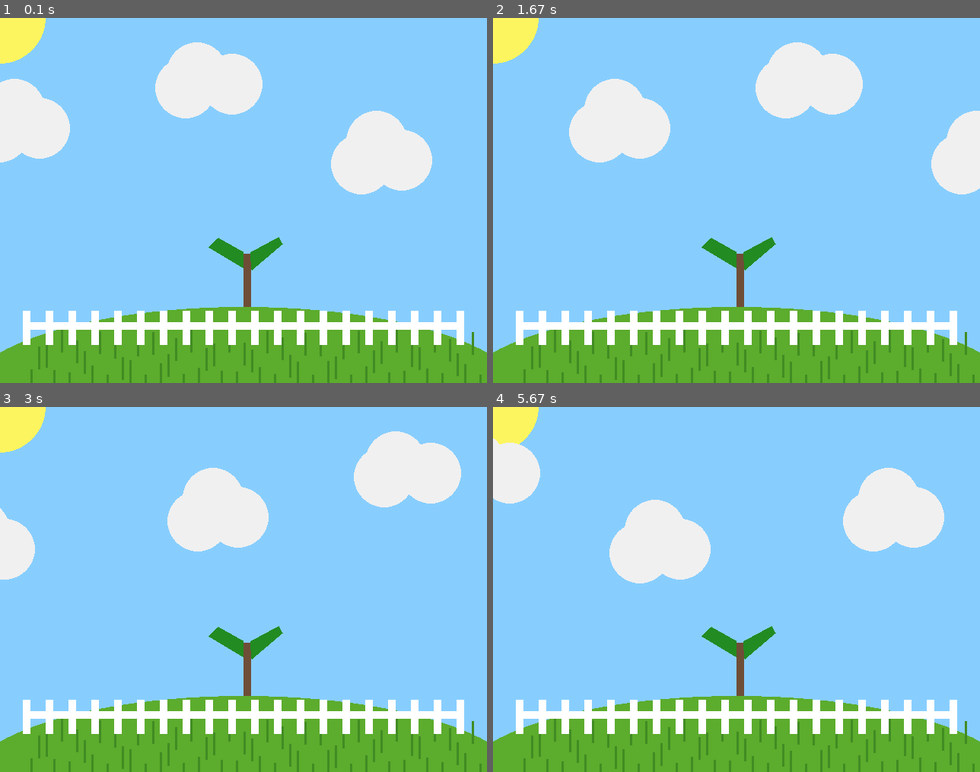
Above: before the commit, frames 1-4 (two rows, left to right).
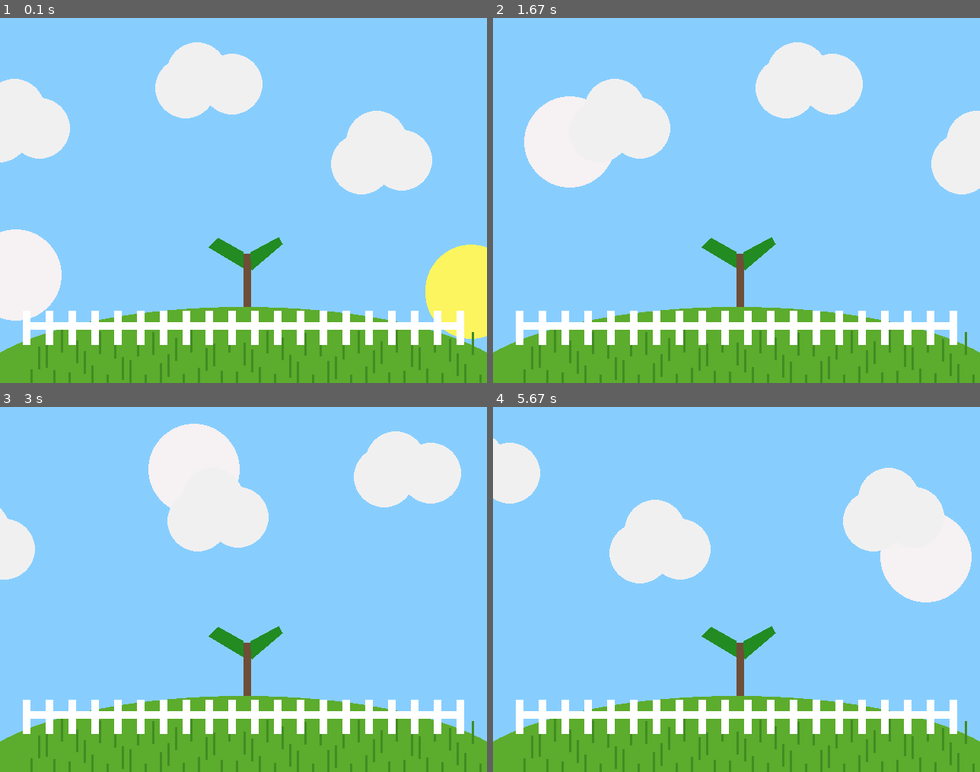
Above: after the commit, the same moments.

Repository: strcodingax/ics-classwork
Game: pygame game, started from Pygame/landscape.py
The game is run twice, just before and just after one commit, with the same random seed, the same clock (stepped at 60 frames per second) and the same inputs.
Inputs:
- Up to frame 1 (0.1 s): no input
- Up to frame 2 (1.67 s): no input
- Up to frame 3 (3 s): no input
- Up to frame 4 (5.67 s): no input

The runs differ from the first frame. In frame 1, 6.0% of the frame differs, in the area x 0-100%, y 0-88%; in frame 2, 3.4%; in frame 3, 3.4%; in frame 4, 3.6%.

Commit message:
Added a moon, color change next

Diff:
--- a/Pygame/landscape.py
+++ b/Pygame/landscape.py
@@ -27,6 +27,11 @@
 
 sun_x = 0
 sun_y = 0
+sun_angle = 0
+
+moon_x = 0
+moon_y = 0
+moon_angle = 0
 
 frames_passed = 0
 
@@ -67,9 +72,43 @@
     # DRAWING
     screen.fill((135, 206, 255))  # always the first drawing command
 
-    # Sun
+    # Drawing the Sun
     sun_color = (252,245,95)
     pygame.draw.circle(screen ,sun_color , (sun_x ,sun_y), 60)
+
+    # Moving the Sun
+
+    # Increment angle
+    sun_angle += 0.015
+
+    # Convert to radians because sin and cos need radians for some reason
+    sun_radians = math.radians(sun_angle)
+
+    # Finding out the coordinates for the next sun (300 and 275 make sure that the sun goes in a big circle)
+    sun_x = 320 + int(300 * math.cos(sun_angle))
+
+    sun_y = 350 + int(275 * math.sin(sun_angle))
+
+    # Drawing the Sun
+    sun_color = (252,245,95)
+    pygame.draw.circle(screen ,sun_color , (sun_x ,sun_y), 60)
+
+    # Moving the Moon
+
+    # Make angle 180 degrees (pi) from the sun
+    moon_angle = sun_angle + math.pi
+
+    # Convert to radians because sin and cos need radians for some reason
+    moon_radians = math.radians(moon_angle)
+
+    # Finding out the coordinates for the next sun (300 and 275 make sure that the sun goes in a big circle)
+    moon_x = 320 + int(300 * math.cos(moon_angle))
+
+    moon_y = 350 + int(275 * math.sin(moon_angle))
+
+    # Drawing the Moon
+    moon_color = (246,241,243)
+    pygame.draw.circle(screen , moon_color , (moon_x , moon_y), 60)
 
     # Tree (not grown)
     sapling_bark_color = ( 111 , 78 , 55 )
